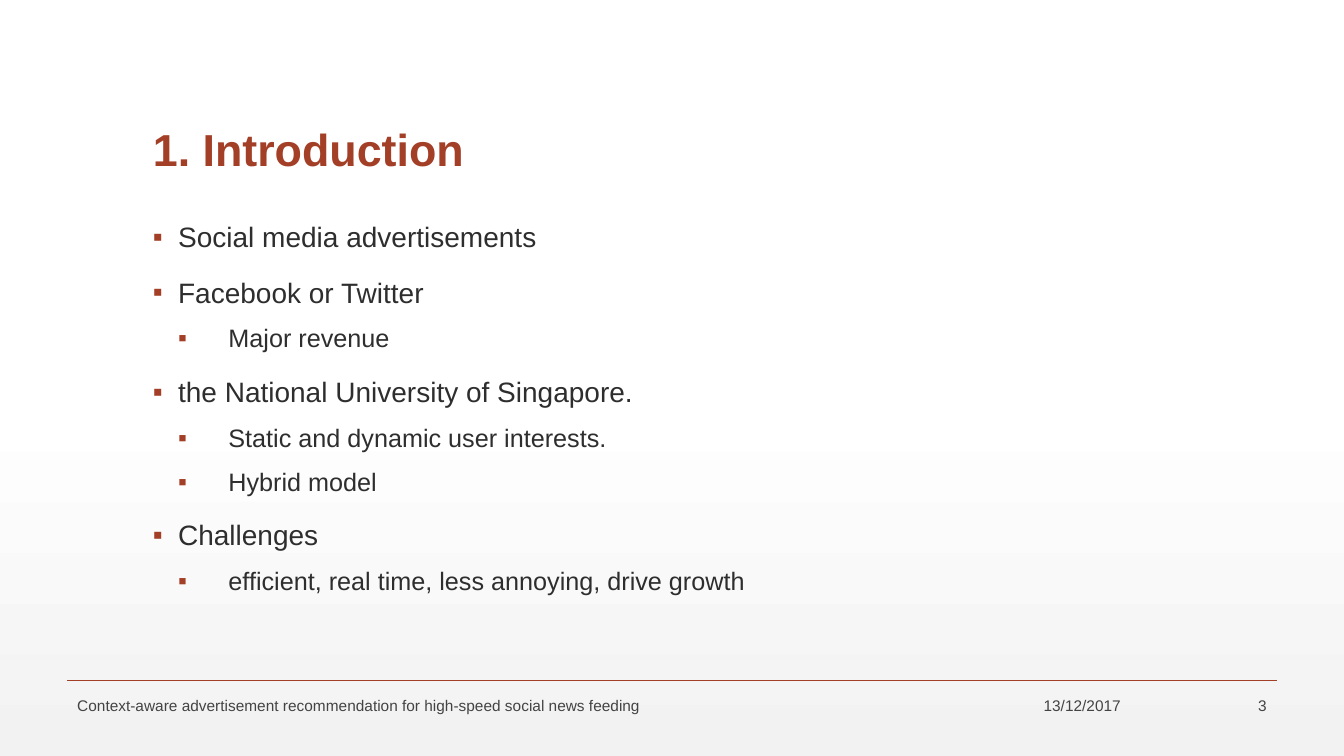
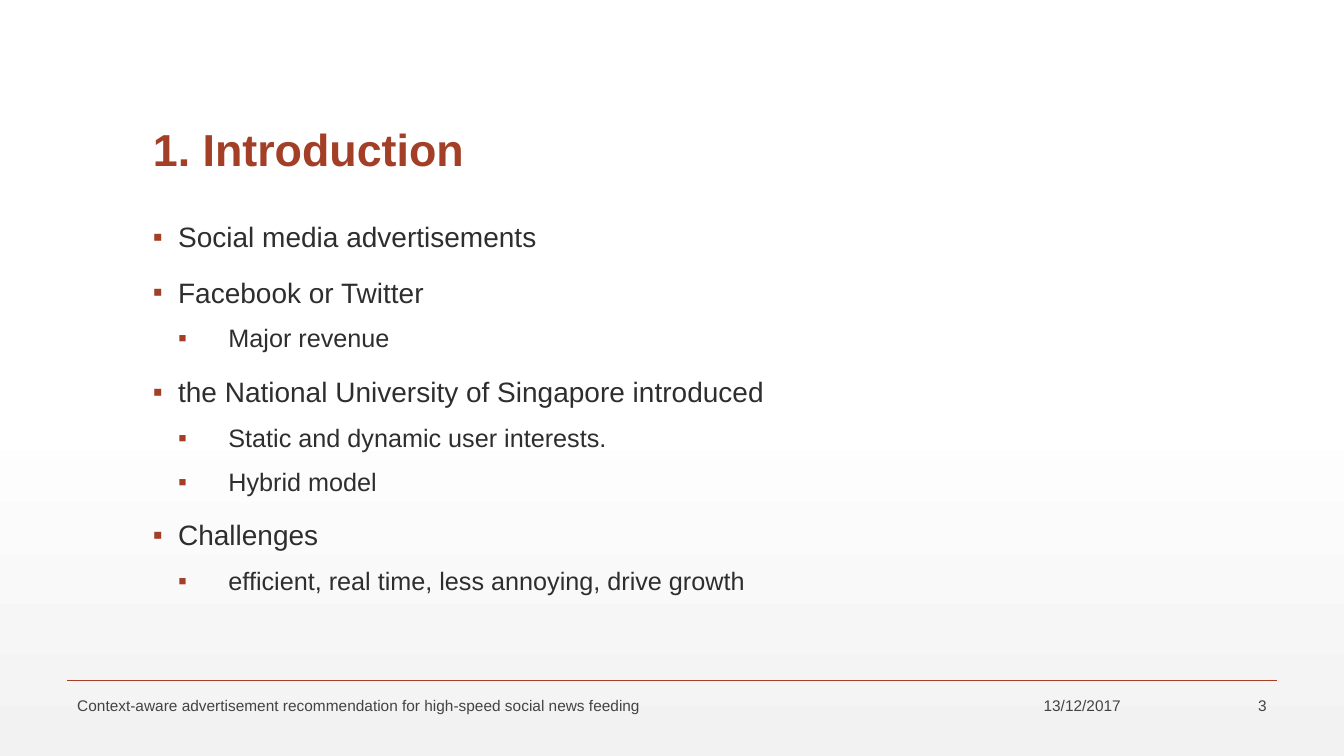
Before and after one commit to maltahan/Seminar, a slide deck: slide 3 of SeminarPresentation.pptx. Drawn at 1344x756 pixels with LibreOffice and Linux fonts; fonts in the diff are those of the drawing. Boxes give left, top, right and bottom in pixels: in the first picture for what was removed or moved away, otherwise in the second. Text is boxed around its words. In the diff, an @@ line names an element or a change of style, - is before the commit and + after.

```diff
--- a/SeminarPresentation.pptx
+++ b/SeminarPresentation.pptx
@@ text at box(178, 381, 764, 407): text changed @@
-▪ the National University of Singapore.
+▪ the National University of Singapore introduced
```
Also in this commit, not shown: 5 other slides changed.
